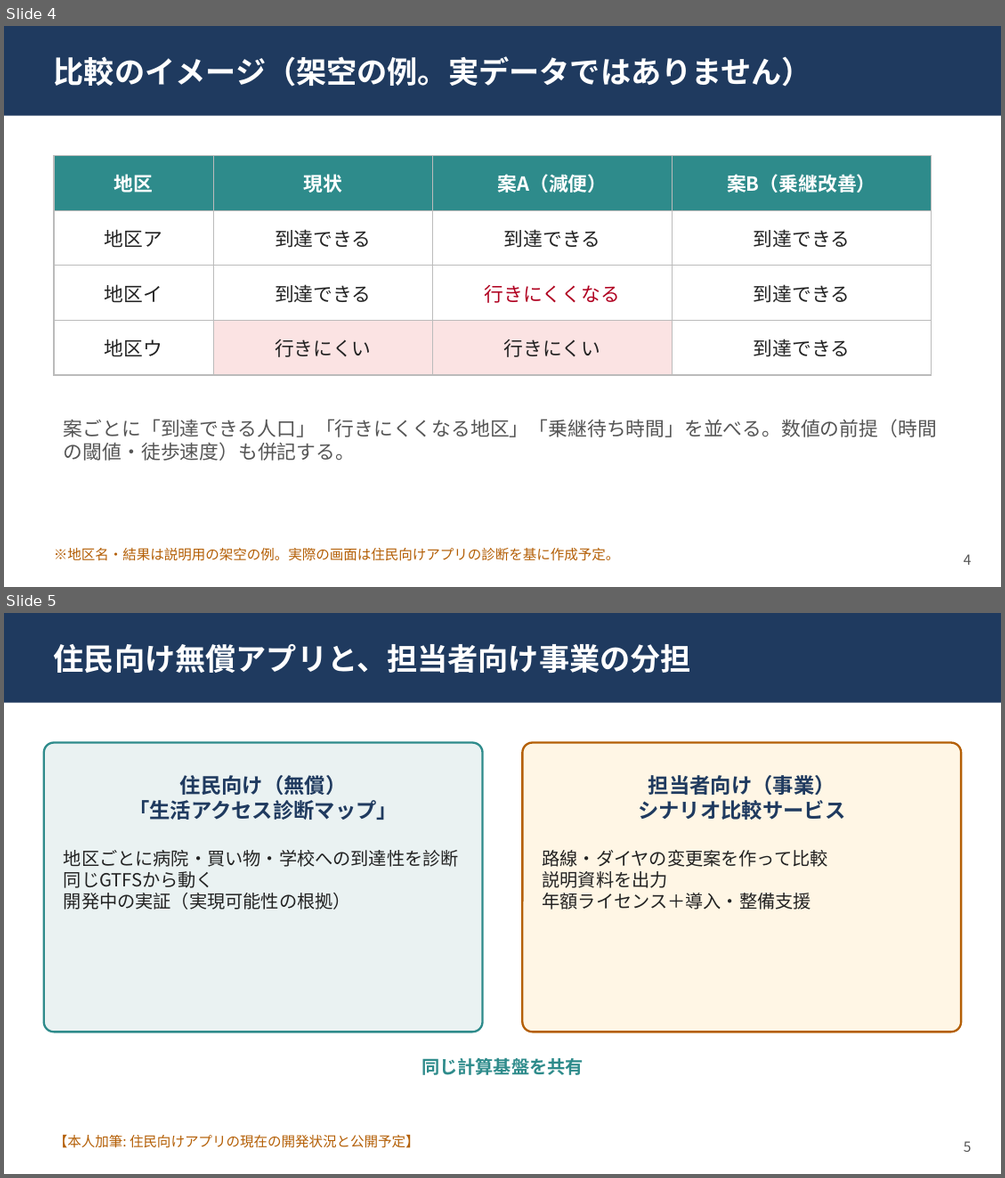
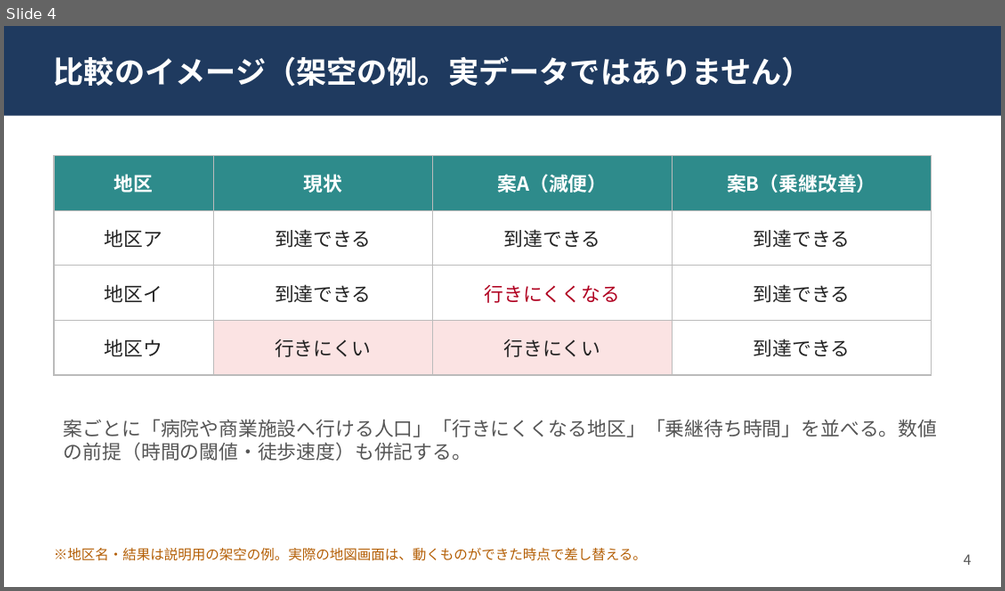
Before and after one commit to sota1111/geo-campaign-2026, a slide deck: contests/ichibiz-2026/submission/business/supplement/supplement.pptx. Shown one above the other, each under a label of ours: slides 4 and 5 before the commit, slide 4 after it. The pictures are 1005x1178 and 1005x591 pixels, drawn with LibreOffice and Linux fonts; fonts in the diff are those of the drawing. Boxes give left, top, right and bottom in pixels: in the first picture for what was removed or moved away, otherwise in the second. Text is boxed around its words. In the diff, an @@ line names an element or a change of style, - is before the commit and + after.

```diff
--- a/contests/ichibiz-2026/submission/business/supplement/supplement.pptx
+++ b/contests/ichibiz-2026/submission/business/supplement/supplement.pptx
@@ slide 5 removed at [4, 613, 1001, 1174], background #FFFFFF @@
@@ rectangle removed at [4, 613, 1001, 703] @@
@@ text removed at [54, 644, 691, 673] @@
-住民向け無償アプリと、担当者向け事業の分担
@@ rounded rectangle removed at [44, 743, 483, 1031] @@
@@ rounded rectangle removed at [522, 743, 961, 1031] @@
@@ text removed at [129, 775, 397, 819] @@
-住民向け（無償）
-「生活アクセス診断マップ」
@@ text removed at [638, 775, 845, 819] @@
-担当者向け（事業）
-シナリオ比較サービス
@@ text removed at [64, 850, 459, 909] @@
-地区ごとに病院・買い物・学校への到達性を診断
-同じGTFSから動く
-開発中の実証（実現可能性の根拠）
@@ text removed at [542, 850, 828, 909] @@
-路線・ダイヤの変更案を作って比較
-説明資料を出力
-年額ライセンス＋導入・整備支援
@@ text removed at [421, 1057, 583, 1075] @@
-同じ計算基盤を共有
@@ text removed at [54, 1135, 420, 1148] @@
-【本人加筆: 住民向けアプリの現在の開発状況と公開予定】
@@ text removed at [963, 1141, 971, 1151] @@
-5
@@ slide 4 changed as well @@
@@ text at [64, 418, 937, 460]: text changed @@
-案ごとに「到達できる人口」「行きにくくなる地区」「乗継待ち時間」を並べる。数値の前提（時間の閾値・徒歩速度）も併記する。
+案ごとに「病院や商業施設へ行ける人口」「行きにくくなる地区」「乗継待ち時間」を並べる。数値の前提（時間の閾値・徒歩速度）も併記する。
@@ text at [54, 548, 647, 561]: text changed @@
-※地区名・結果は説明用の架空の例。実際の画面は住民向けアプリの診断を基に作成予定。
+※地区名・結果は説明用の架空の例。実際の地図画面は、動くものができた時点で差し替える。
```
Also in this commit, not shown: 5 other slides changed, 1 slide added, 14 other files.
